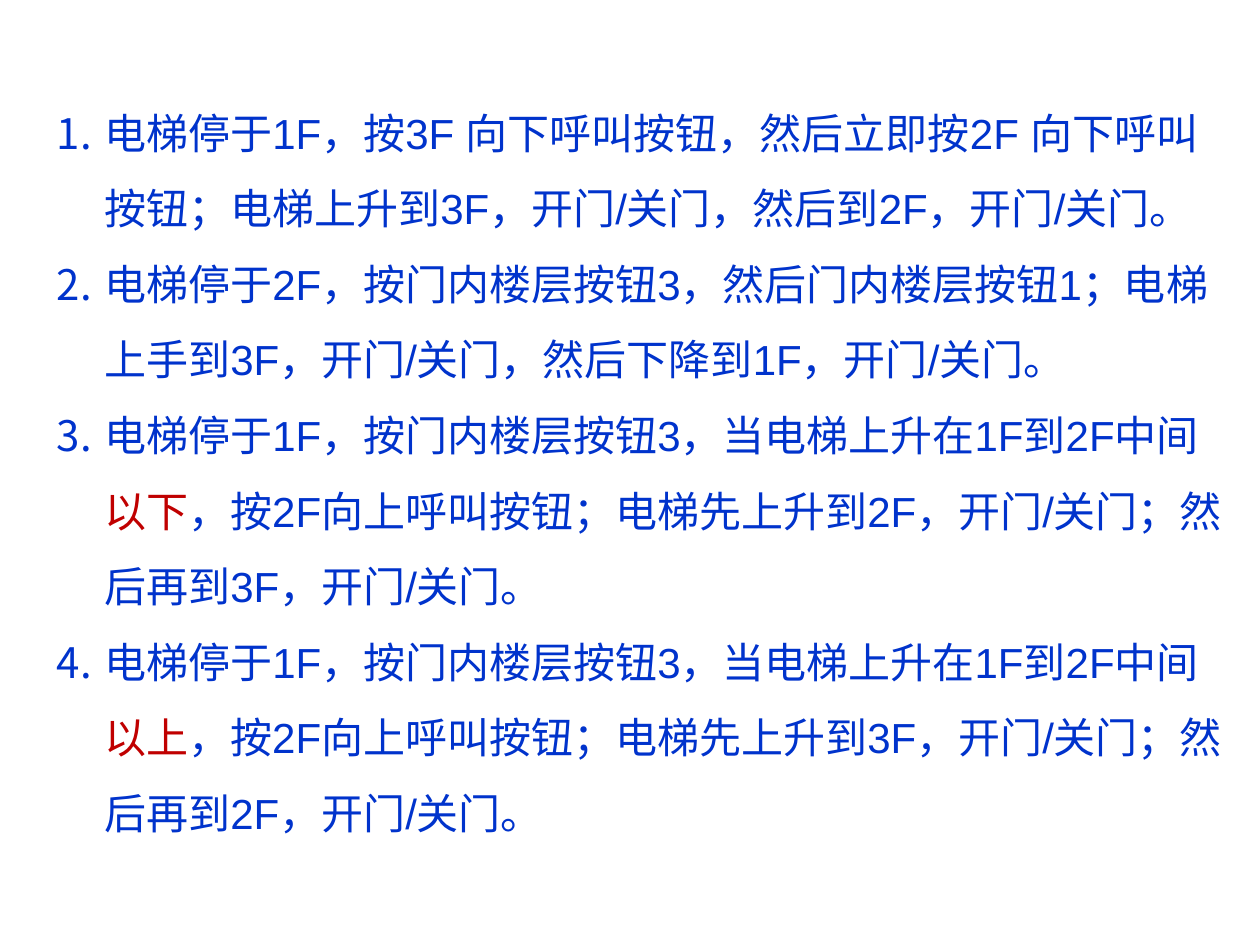
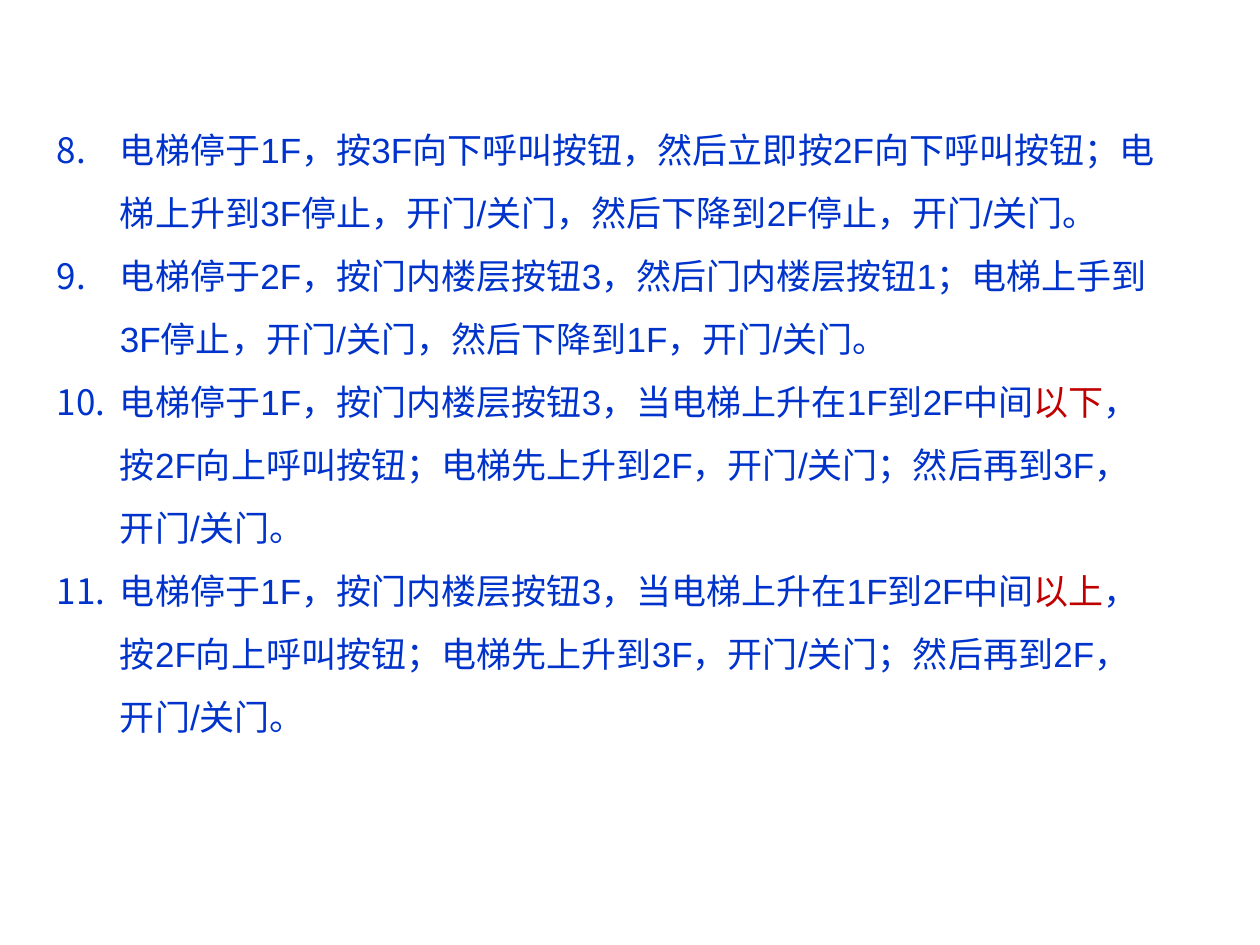
Before and after one commit to jtrfid/C-Repositories, a slide deck: slide 39 of C语言课程设计/2016/Garage_mfc/状态和状态机.pptx (slide 36 before the commit). Drawn at 1260x945 pixels with LibreOffice and Linux fonts; fonts in the diff are those of the drawing; background and template pictures are left out. Boxes give left, top, right and bottom in pixels: in the first picture for what was removed or moved away, otherwise in the second. Text is boxed around its words. In the diff, an @@ line names an element or a change of style, - is before the commit and + after.

```diff
--- a/C语言课程设计/2016/Garage_mfc/状态和状态机.pptx
+++ b/C语言课程设计/2016/Garage_mfc/状态和状态机.pptx
@@ text "电梯停于1F，按3F向下呼叫按钮，然后立即按2F向下呼叫按钮；电梯上升到3F停止，开门/关门，然后下降到2F停止，开门/ ...": place and size @@
-text "电梯停于1F，按3F向下呼叫按钮，然后立即按2F向下呼叫按钮；电梯上升到3F停止，开门/关门，然后下降到2F停止，开门/ ..." at (104,113,1222,834)
+text "电梯停于1F，按3F向下呼叫按钮，然后立即按2F向下呼叫按钮；电梯上升到3F停止，开门/关门，然后下降到2F停止，开门/ ..." at (120,133,1155,733)
@@ text at (120,133,1155,356): text changed; size 24 to 20 pt @@
-1. 电梯停于1F，按3F 向下呼叫按钮，然后立即按2F 向下呼叫按钮；电梯上升到3F，开门/关门，然后到2F，开门/关门。
-2. 电梯停于2F，按门内楼层按钮3，然后门内楼层按钮1；电梯上手到3F，开门/关门，然后下降到1F，开门/关门。
+8. 电梯停于1F，按3F向下呼叫按钮，然后立即按2F向下呼叫按钮；电梯上升到3F停止，开门/关门，然后下降到2F停止，开门/关门。
+9. 电梯停于2F，按门内楼层按钮3，然后门内楼层按钮1；电梯上手到3F停止，开门/关门，然后下降到1F，开门/关门。
@@ text at (120,385,1139,733): size 24 to 20 pt in "电梯停于1F，按门内楼层按钮3，当电梯上升在1F到2F中间以下，按2F向上呼叫按钮；电梯先上升到2F，开门/关门；然后再 ...", "电梯停于1F，按门内楼层按钮3，当电梯上升在1F到2F中间以上，按2F向上呼叫按钮；电梯先上升到3F，开门/关门；然后再 ..."; indent changed @@
```
Also in this commit, not shown: 9 other slides changed, 5 slides added, 1 slide removed.
